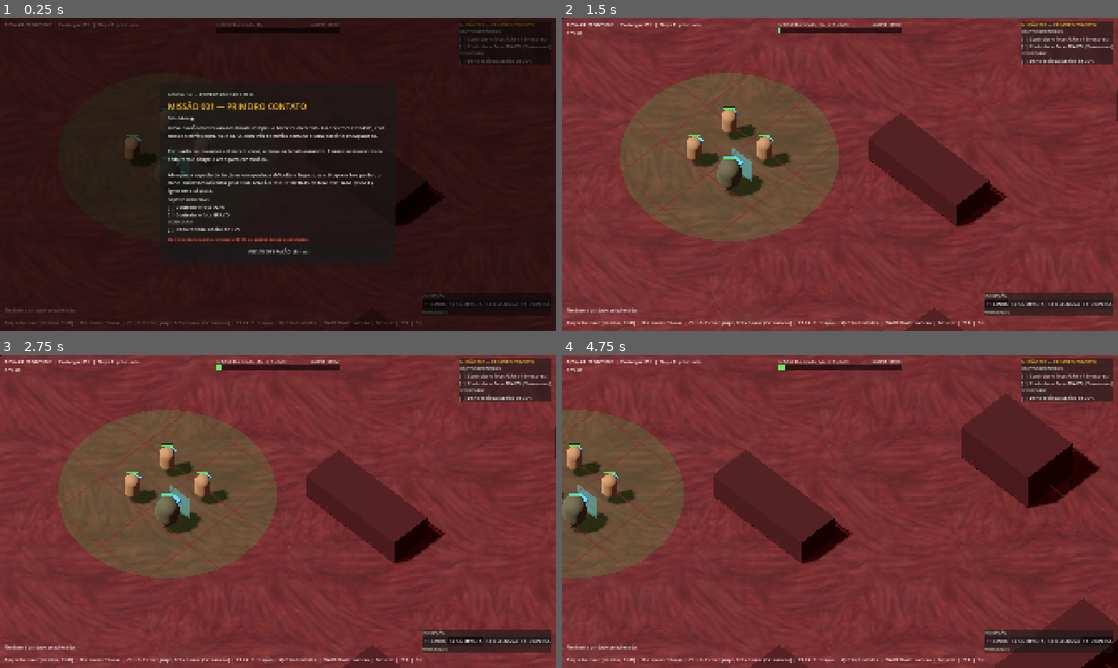
Above: before the commit, frames 1-4 (two rows, left to right).
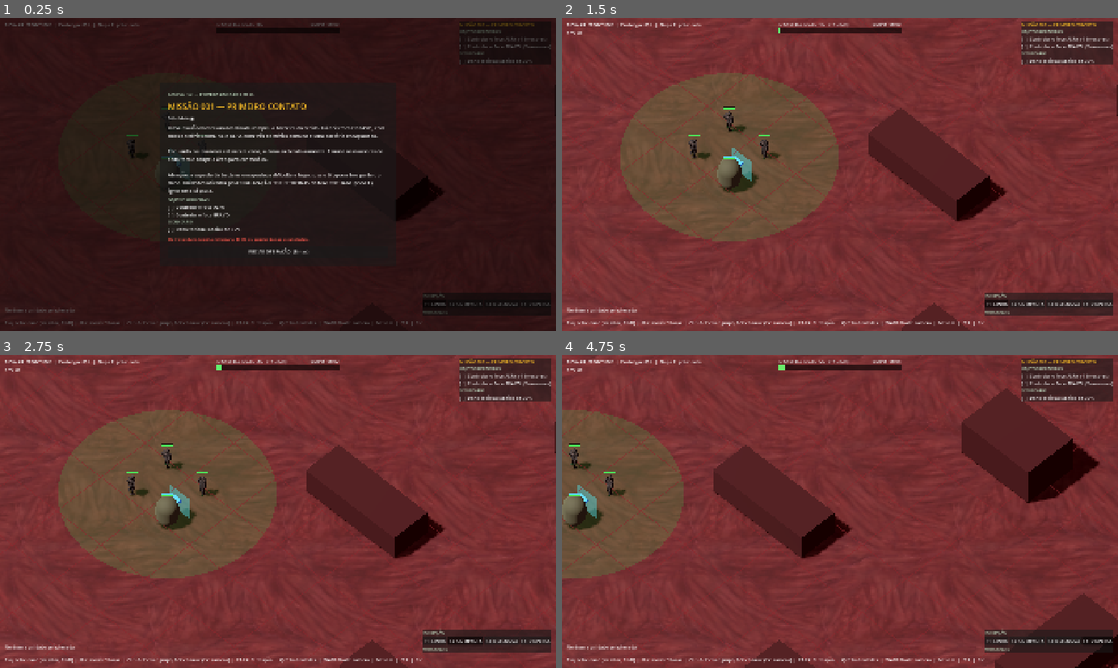
Above: after the commit, the same moments.

Repository: polargamerbr/BIO-WARS-GAME
Game: Godot game, scene res://scenes/main/Main.tscn
The game is run twice, just before and just after one commit, with the same random seed, the same clock (stepped at 60 frames per second) and the same inputs.
Inputs (mouse positions are in pixels of both pictures, inside the frame that each line leads up to):
- Up to frame 1 (0.25 s): no input
- Up to frame 2 (1.5 s): click "INICIAR OPERAÇÃO (Enter)" at 0.5 s; click "F1 LINHA" at 1.25 s
- Up to frame 3 (2.75 s): click "F2 COMPACTA" at 2 s
- Up to frame 4 (4.75 s): click "F3 DEFENSIVA" at 2.75 s; click "F4 DISPERSA" at 3.5 s; tap Enter at 4.25 s; move the mouse to (962, 495) at 4.27 s; hold D from 4.28 s (still down); tap Q at 4.35 s; click (962, 495) at 4.42 s; tap Space at 4.52 s

The runs differ from the first frame. In frame 1, 0.5% of the frame differs, in the area x 0-100%, y 0-67%; in frame 2, 2.7%; in frame 3, 2.7%; in frame 4, 3.6%, in the area x 0-100%, y 0-100%.

Commit message:
Primeiro modelo 3D (Neutrophil) e ponte do Tripo ativada
- Plugin Tripo Bridge movido para addons/tripo_bridge e ativado;
  fica fora do executável (D016)
- Modelo 3D do Neutrophil recebido pela ponte (FBX, 19k triângulos,
  esqueleto Mixamo, 5 animações)
- UnitData com campos de modelo e nomes de animação; unidade carrega o
  modelo no lugar da cápsula, ajusta à altura e gira para a frente
- UnitModelAnimator: parado, andar/correr, tiro e queda pelo estado da
  unidade, com loop e sem avanço do osso raiz (D017)
- Clarão de dano sobre o modelo e morte com animação de queda
- Correção: destinos de navegação ficavam 0,5 m acima do chão e as
  unidades nunca terminavam de chegar; vértices agora são ajustados
  direto no bake
- Docs: CHANGELOG 0.2.2 e 0.3.0, README, ART_PROMPTS e decisões
  D016 e D017

Co-Authored-By: Claude Opus 5.5 <noreply@anthropic.com>

Diff:
--- a/data/units/neutrophil.tres
+++ b/data/units/neutrophil.tres
@@ -1,8 +1,9 @@
-[gd_resource type="Resource" script_class="UnitData" load_steps=4 format=3]
+[gd_resource type="Resource" script_class="UnitData" load_steps=5 format=3]
 
 [ext_resource type="Script" path="res://scripts/units/unit_data.gd" id="1_data"]
 [ext_resource type="Script" path="res://scripts/abilities/ability_data.gd" id="2_ability_script"]
 [ext_resource type="Resource" path="res://data/abilities/rapid_mobilization.tres" id="3_mobilization"]
+[ext_resource type="PackedScene" uid="uid://d15auw5l13osu" path="res://TripoModels/futuristic_soldier_3d_model/futuristic_soldier_3d_model.fbx" id="4_model"]
 
 [resource]
 script = ExtResource("1_data")
@@ -17,6 +18,14 @@
 detection_range = 11.0
 projectile_speed = 40.0
 abilities = Array[ExtResource("2_ability_script")]([ExtResource("3_mobilization")])
+model_scene = ExtResource("4_model")
+model_yaw_degrees = 180.0
+model_root_bone = &"mixamorig_Hips"
+anim_idle = &"wait"
+anim_walk = &"walk"
+anim_run = &"run"
+anim_attack = &"atirar com fuzil de assalto"
+anim_death = &"fall"
 body_shape = 0
 body_radius = 0.5
 body_height = 1.8
--- a/project.godot
+++ b/project.godot
@@ -22,6 +22,14 @@
 window/stretch/mode="canvas_items"
 window/stretch/aspect="expand"
 
+[editor_plugins]
+
+enabled=PackedStringArray("res://addons/tripo_bridge/plugin.cfg")
+
 [rendering]
 
 anti_aliasing/quality/msaa_3d=2
+
+[tripo_bridge]
+
+last_cleanup="2026-11-12T20:41:21"
--- a/scripts/core/main.gd
+++ b/scripts/core/main.gd
@@ -112,14 +112,19 @@
 		source.add_projected_obstruction(outline, 0.0, box.size.y, false)
 
 	NavigationServer3D.bake_from_source_geometry_data(nav_mesh, source)
+
+	# O bake deixa a malha um pouco acima do chão. Os vértices são abaixados por esse desvio,
+	# para a malha ficar em y = 0 junto com os pés das unidades (as distâncias de chegada são
+	# em 3D). Antes a região inteira era movida, mas o servidor de navegação nem sempre
+	# recebia a nova posição e os destinos ficavam 0,5 m acima do chão.
+	var lowest := INF
+	var vertices := nav_mesh.get_vertices()
+	for v in vertices:
+		lowest = minf(lowest, v.y)
+	for i in vertices.size():
+		vertices[i].y -= lowest
+	nav_mesh.set_vertices(vertices)
 	_nav_region.navigation_mesh = nav_mesh
-
-	# O bake deixa a malha um pouco acima do chão. Abaixa a região por esse desvio, para a
-	# malha ficar em y = 0 junto com os pés das unidades (as distâncias de chegada são em 3D).
-	var lowest := INF
-	for v in nav_mesh.get_vertices():
-		lowest = minf(lowest, v.y)
-	_nav_region.position.y = -lowest
 
 
 func _add_static_block(
--- a/scripts/units/unit.gd
+++ b/scripts/units/unit.gd
@@ -29,6 +29,8 @@
 const LAYER_UNITS := 2  ## Unidades, usada para escolher com o mouse.
 const GROUP := &"units"
 const UnitVisualsScript := preload("res://scripts/units/unit_visuals.gd")
+const UnitModelAnimatorScript := preload("res://scripts/units/unit_model_animator.gd")
+const MODEL_DEATH_HOLD := 1.6  ## Segundos que o corpo com modelo fica no chão antes de sumir.
 const ProjectileScript := preload("res://scripts/combat/projectile.gd")
 const PROJECTILE_COLOR_PLAYER := Color(1.0, 0.85, 0.45)
 const PROJECTILE_COLOR_ENEMY := Color(0.85, 0.9, 0.3)
@@ -418,7 +420,12 @@
 	velocity = Vector3.ZERO
 	died.emit(self)
 	var tween := create_tween()
-	tween.tween_property(self, "scale", Vector3(1.2, 0.05, 1.2), 0.5)
+	if data.has_model():
+		# O modelo toca a animação de queda; depois o corpo afunda no tecido e some.
+		tween.tween_interval(MODEL_DEATH_HOLD)
+		tween.tween_property(self, "position:y", position.y - 1.0, 0.6)
+	else:
+		tween.tween_property(self, "scale", Vector3(1.2, 0.05, 1.2), 0.5)
 	tween.tween_callback(queue_free)
 
 
@@ -512,6 +519,17 @@
 	var mat := StandardMaterial3D.new()
 	mat.albedo_color = data.body_color
 	mat.roughness = 0.8
+	if data.has_model():
+		var model := _build_model(pivot)
+		var visuals_model := UnitVisualsScript.new()
+		visuals_model.name = "Visuals"
+		add_child(visuals_model)
+		visuals_model.setup(self, pivot, null)
+		var animator := UnitModelAnimatorScript.new()
+		animator.name = "ModelAnimator"
+		add_child(animator)
+		animator.setup(self, model)
+		return
 	if data.body_shape == UnitData.BodyShape.CREATURE:
 		_build_creature_meshes(pivot, mat)
 	else:
@@ -547,6 +565,26 @@
 	visuals.name = "Visuals"
 	add_child(visuals)
 	visuals.setup(self, pivot, mat)
+
+
+## Instancia o modelo 3D, gira para a frente da unidade (-Z) e ajusta a escala para a altura
+## do corpo (body_height), medindo a caixa da malha na pose de repouso. Os pés ficam em y = 0.
+func _build_model(pivot: Node3D) -> Node3D:
+	var model := data.model_scene.instantiate() as Node3D
+	model.name = "Model"
+	pivot.add_child(model)
+	model.rotation_degrees.y = data.model_yaw_degrees
+	var box := AABB()
+	var first := true
+	for mi in model.find_children("*", "MeshInstance3D", true, false):
+		var mesh_box: AABB = (model.global_transform.affine_inverse() * mi.global_transform) * mi.mesh.get_aabb()
+		box = mesh_box if first else box.merge(mesh_box)
+		first = false
+	if not first and box.size.y > 0.01:
+		var s := data.body_height / box.size.y
+		model.scale = Vector3.ONE * s
+		model.position.y = -box.position.y * s
+	return model
 
 
 ## Corpo provisório de invasor humanoide: tronco curvado para a frente, cabeça sem rosto
--- a/scripts/units/unit_data.gd
+++ b/scripts/units/unit_data.gd
@@ -42,11 +42,29 @@
 @export_group("Habilidades")
 @export var abilities: Array[AbilityData] = []
 
+@export_group("Modelo 3D")
+## Cena do modelo (FBX ou GLB, com esqueleto). Vazio = usa o corpo provisório de cápsulas.
+@export var model_scene: PackedScene
+## Giro do modelo em graus, para ele olhar para -Z (a frente da unidade).
+@export var model_yaw_degrees: float = 0.0
+## Osso raiz cujo avanço horizontal é retirado das animações em repetição.
+@export var model_root_bone: StringName = &""
+## Nomes das animações dentro do modelo (cada exportação nomeia diferente).
+@export var anim_idle: StringName = &""
+@export var anim_walk: StringName = &""
+@export var anim_run: StringName = &""
+@export var anim_attack: StringName = &""
+@export var anim_death: StringName = &""
+
 @export_group("Corpo provisório")
 @export var body_shape: BodyShape = BodyShape.UPRIGHT
 @export var body_radius: float = 0.5  ## Metros. Também é o raio do agente de navegação.
 @export var body_height: float = 1.8  ## Metros. No bastonete, é o comprimento.
 @export var body_color: Color = Color(0.5, 0.5, 0.5)
+
+
+func has_model() -> bool:
+	return model_scene != null
 
 
 func has_shield() -> bool:
--- /dev/null
+++ b/scripts/units/unit_model_animator.gd
@@ -0,0 +1,107 @@
+extends Node
+## Toca as animações do modelo 3D (com esqueleto) conforme o estado da unidade.
+## Só lê a unidade; não interfere em movimento nem combate.
+##   Parada: idle. Andando: walk ou run, conforme a velocidade. Atacando parada: attack.
+##   Eliminada: death, uma vez só.
+## Os nomes das animações vêm do UnitData, porque cada exportação do Tripo nomeia diferente.
+## Andar e correr no jogo vêm da navegação; por isso o avanço da animação ("root motion")
+## é retirado do osso raiz, deixando só o balanço vertical.
+
+const BLEND := 0.2  ## Segundos de transição entre animações.
+const MOVING_SPEED := 0.3  ## m/s a partir do qual a unidade é considerada em movimento.
+const RUN_THRESHOLD := 0.6  ## Fração da velocidade máxima a partir da qual usa a corrida.
+const STRIPPED_META := &"biowar_root_motion_stripped"
+
+var _unit: Unit
+var _model: Node3D
+var _player: AnimationPlayer
+var _current := &""
+
+
+func setup(unit: Unit, model: Node3D) -> void:
+	_unit = unit
+	_model = model
+	var players := model.find_children("*", "AnimationPlayer", true, false)
+	if players.is_empty():
+		return
+	_player = players[0]
+	var data := unit.data
+	for anim_name in [data.anim_idle, data.anim_walk, data.anim_run, data.anim_attack]:
+		_prepare_loop(anim_name)
+	unit.died.connect(_on_died)
+	# Começa em um ponto aleatório do idle, para a tropa não respirar em sincronia.
+	_play(data.anim_idle)
+	if _player.is_playing():
+		_player.seek(randf() * _player.current_animation_length, true)
+
+
+func _process(_delta: float) -> void:
+	if _player == null or _unit == null or not _unit.is_alive():
+		return
+	var data := _unit.data
+	var speed := Vector2(_unit.velocity.x, _unit.velocity.z).length()
+	var wanted := data.anim_idle
+	if speed > MOVING_SPEED:
+		var running := speed >= data.move_speed * RUN_THRESHOLD
+		wanted = data.anim_run if running and _has(data.anim_run) else data.anim_walk
+		if not _has(wanted):
+			wanted = data.anim_run
+	elif _unit.state == Unit.State.ATTACKING:
+		wanted = data.anim_attack
+	_play(wanted)
+
+
+func _on_died(_dead: Unit) -> void:
+	if _player == null:
+		return
+	if _has(_unit.data.anim_death):
+		_player.play(_unit.data.anim_death, BLEND)
+		_current = _unit.data.anim_death
+
+
+func _play(anim_name: StringName) -> void:
+	if anim_name == _current or not _has(anim_name):
+		return
+	_player.play(anim_name, BLEND)
+	_current = anim_name
+
+
+func _has(anim_name: StringName) -> bool:
+	return anim_name != &"" and _player.has_animation(anim_name)
+
+
+## Liga a repetição e tira o avanço horizontal do osso raiz. A Animation é compartilhada
+## por todas as unidades do mesmo modelo, então só é ajustada uma vez.
+func _prepare_loop(anim_name: StringName) -> void:
+	if not _has(anim_name):
+		return
+	var anim := _player.get_animation(anim_name)
+	anim.loop_mode = Animation.LOOP_LINEAR
+	if anim.has_meta(STRIPPED_META):
+		return
+	anim.set_meta(STRIPPED_META, true)
+	var root_bone := _unit.data.model_root_bone
+	if root_bone == &"":
+		return
+	var skeletons := _model.find_children("*", "Skeleton3D", true, false)
+	if skeletons.is_empty():
+		return
+	# Base do esqueleto em relação ao modelo: converte a posição do osso para o espaço do
+	# modelo, onde Y é para cima, zera o deslocamento horizontal e converte de volta.
+	var skeleton: Skeleton3D = skeletons[0]
+	var bone := skeleton.find_bone(root_bone)
+	if bone < 0:
+		return
+	var basis := (_model.global_transform.affine_inverse() * skeleton.global_transform).basis
+	var inverse := basis.inverse()
+	# Prende o osso na posição horizontal de repouso (a do modelo parado). O primeiro quadro
+	# da animação não serve: a corrida já começa com o corpo deslocado para a frente.
+	var rest: Vector3 = basis * skeleton.get_bone_rest(bone).origin
+	for t in anim.get_track_count():
+		if anim.track_get_type(t) != Animation.TYPE_POSITION_3D:
+			continue
+		if not str(anim.track_get_path(t)).ends_with(":" + root_bone):
+			continue
+		for k in anim.track_get_key_count(t):
+			var p: Vector3 = basis * anim.track_get_key_value(t, k)
+			anim.track_set_key_value(t, k, inverse * Vector3(rest.x, p.y, rest.z))
--- a/scripts/units/unit_visuals.gd
+++ b/scripts/units/unit_visuals.gd
@@ -25,16 +25,27 @@
 var _lunge := 0.0
 var _shield_panel: MeshInstance3D
 var _shield_mat: StandardMaterial3D
+var _overlay: StandardMaterial3D  ## Clarão de dano sobre o modelo 3D.
 var _phase := 0.0  ## Defasagem aleatória para as unidades não se moverem em sincronia.
 
 
 ## pivot: nó que contém as malhas do corpo. material: material do corpo (para o clarão).
+## Com modelo 3D, material é null: o modelo tem animações próprias (UnitModelAnimator) e o
+## clarão de dano usa um material sobreposto em todas as malhas.
 func setup(unit: Unit, pivot: Node3D, material: StandardMaterial3D) -> void:
 	_unit = unit
 	_pivot = pivot
 	_material = material
-	_material.emission_enabled = true
-	_material.emission = Color.BLACK
+	if _material != null:
+		_material.emission_enabled = true
+		_material.emission = Color.BLACK
+	else:
+		_overlay = StandardMaterial3D.new()
+		_overlay.shading_mode = BaseMaterial3D.SHADING_MODE_UNSHADED
+		_overlay.transparency = BaseMaterial3D.TRANSPARENCY_ALPHA
+		_overlay.albedo_color = Color(1.0, 1.0, 1.0, 0.0)
+		for mi in pivot.find_children("*", "MeshInstance3D", true, false):
+			mi.material_overlay = _overlay
 	_phase = randf() * TAU
 	unit.attack_performed.connect(_on_attack_performed)
 	unit.damaged.connect(_on_damaged)
@@ -51,6 +62,12 @@
 	var moving := speed > 0.3
 	var speed_ratio := clampf(speed / maxf(_unit.data.move_speed, 0.1), 0.0, 1.5)
 	var t := _time + _phase
+
+	if _unit.data.has_model():
+		_pivot.position = Vector3(0.0, 0.0, -_lunge)
+		if _shield_panel != null:
+			_update_shield_panel(t)
+		return
 
 	match _unit.data.body_shape:
 		UnitData.BodyShape.ROD:
@@ -157,6 +174,11 @@
 
 
 func _on_damaged(_unit_hit: Unit, _amount: float) -> void:
+	if _overlay != null:
+		_overlay.albedo_color.a = 0.55
+		var fade := create_tween()
+		fade.tween_property(_overlay, "albedo_color:a", 0.0, FLASH_TIME)
+		return
 	_material.emission = Color.WHITE
 	_material.emission_energy_multiplier = FLASH_ENERGY
 	var tween := create_tween()
Binary file added: TripoModels/futuristic_soldier_3d_model/futuristic_soldier_3d_model.fbx
Not shown, added: TripoModels/futuristic_soldier_3d_model/futuristic_soldier_3d_model.fbx.import
Binary file added: TripoModels/futuristic_soldier_3d_model/tripo_convert_a0c872f9-e805-4292-81e8-923a45b5c07c.fbm/futuristic_soldier_3d_model_basecolor.JPEG
Not shown, added: TripoModels/futuristic_soldier_3d_model/tripo_convert_a0c872f9-e805-4292-81e8-923a45b5c07c.fbm/futuristic_soldier_3d_model_basecolor.JPEG.import
Binary file added: TripoModels/futuristic_soldier_3d_model/tripo_convert_a0c872f9-e805-4292-81e8-923a45b5c07c.fbm/futuristic_soldier_3d_model_metallic.JPEG
Not shown, changed: TripoModels/futuristic_soldier_3d_model/tripo_convert_a0c872f9-e805-4292-81e8-923a45b5c07c.fbm/futuristic_soldier_3d_model_metallic.JPEG.import
Binary file added: TripoModels/futuristic_soldier_3d_model/tripo_convert_a0c872f9-e805-4292-81e8-923a45b5c07c.fbm/futuristic_soldier_3d_model_normal.JPEG
Not shown, added: TripoModels/futuristic_soldier_3d_model/tripo_convert_a0c872f9-e805-4292-81e8-923a45b5c07c.fbm/futuristic_soldier_3d_model_normal.JPEG.import
Binary file added: TripoModels/futuristic_soldier_3d_model/tripo_convert_a0c872f9-e805-4292-81e8-923a45b5c07c.fbm/futuristic_soldier_3d_model_rm.PNG
Not shown, added: TripoModels/futuristic_soldier_3d_model/tripo_convert_a0c872f9-e805-4292-81e8-923a45b5c07c.fbm/futuristic_soldier_3d_model_rm.PNG.import
Binary file added: TripoModels/futuristic_soldier_3d_model/tripo_convert_a0c872f9-e805-4292-81e8-923a45b5c07c.fbm/futuristic_soldier_3d_model_roughness.JPEG
Not shown, added: TripoModels/futuristic_soldier_3d_model/tripo_convert_a0c872f9-e805-4292-81e8-923a45b5c07c.fbm/futuristic_soldier_3d_model_roughness.JPEG.import
(and 31 more such lines)
